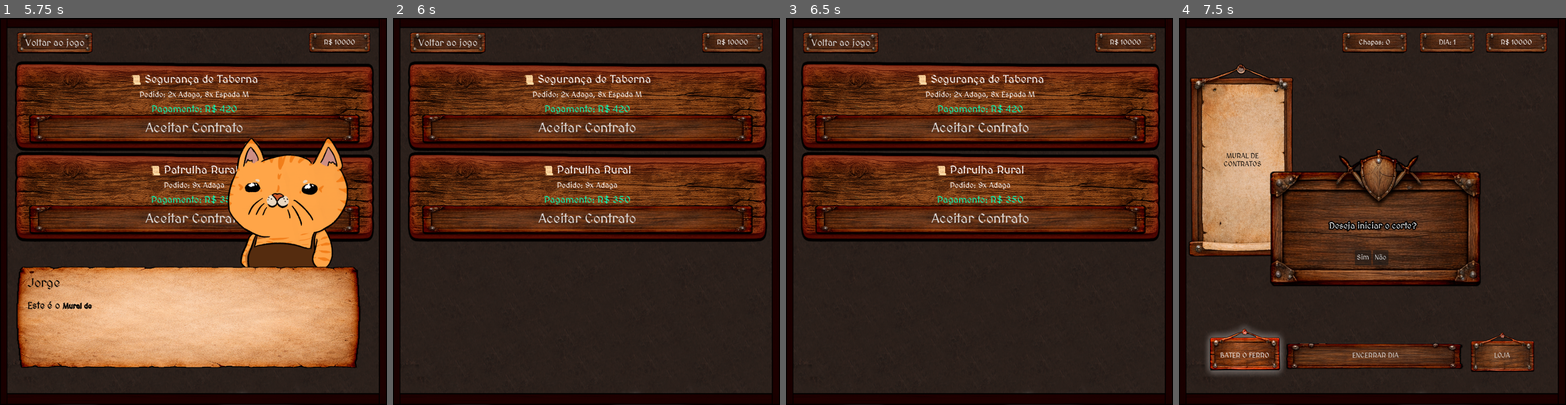
Above: before the commit, frames 1-4 (left to right).
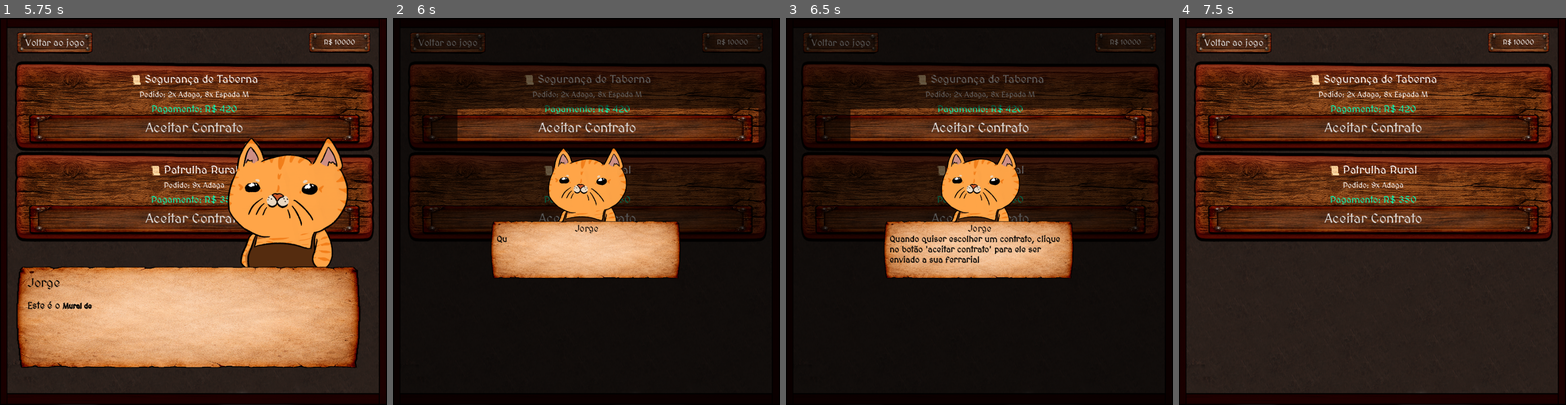
Above: after the commit, the same moments.

Repository: VitaumOS/Jogo_IC-Godot
Game: Godot game, scene res://scene/Telainicial.tscn
The game is run twice, just before and just after one commit, with the same random seed, the same clock (stepped at 60 frames per second) and the same inputs.
Inputs (mouse positions are in pixels of both pictures, inside the frame that each line leads up to):
- Up to frame 1 (5.75 s): click "Iniciar Jogo" at 0.5 s; tap Enter (ui_accept) at 1.25, 1.52, 2, 2.27, 2.75, 3.5, 3.77, 4.52 s; move the mouse to (278, 192) at 1.27 s; click (278, 192) at 1.42 s; move the mouse to (116, 230) at 2.02 s; click (116, 230) at 2.17 s; move the mouse to (232, 126) at 2.77 s; click (232, 126) at 2.92 s; move the mouse to (174, 288) at 3.52 s; click (174, 288) at 3.67 s; tap O at 4.25 s; move the mouse to (309, 269) at 4.27 s; click (309, 269) at 4.42 s; click "MURAL DE CONTRATOS" at 5 s
- Up to frame 2 (6 s): tap Enter (ui_accept) at 5.75 s; move the mouse to (470, 153) at 5.77 s; click (470, 153) at 5.92 s
- Up to frame 3 (6.5 s): tap Enter (ui_accept) at 6.02 s
- Up to frame 4 (7.5 s): click (1233, 41) at 6.5 s, where only the run before the commit has a clickable "Voltar ao jogo"; click (1244, 354) at 7.25 s, where only the run before the commit has a clickable "BATER O FERRO"

Frame 1 is identical in both runs. In frame 2, 72% of the frame differs, in the area x 2-98%, y 2-97%; in frame 3, 71%; in frame 4, 52%.

Commit message:
Algumas alterações

Diff:
--- a/data_json/dialogos.json
+++ b/data_json/dialogos.json
@@ -61,6 +61,14 @@
       "nome": "Jorge",
       "retrato": "res://Sprite/gatinhos/NekoJorge.png",
       "texto": "Este é o [b]Mural de Contratos[/b]. Aqui você escolhe quais pedidos a ferraria vai atender hoje. Fique de olho na demanda de armas e na recompensa antes de aceitar!"
+    },
+    {
+      "nome": "Jorge",
+      "retrato": "res://Sprite/gatinhos/NekoJorge.png",
+      "texto": "Quando quiser escolher um contrato, clique no botão 'aceitar contrato' para ele ser enviado a sua ferraria!",
+      "coordenada": [450, 330],
+      "foco_pos": [500, 250],
+      "foco_tamanho": [700, 80]
     }
   ],
 
@@ -156,33 +164,28 @@
       "retrato": "res://Sprite/gatinhos/NekoJorge.png"
     },
     {
-      "nome": "Mestre Gato (Livro Antigo)",
-      "texto": "『Para problemas complexos, os antigos ferreiros usavam a [b]Modelagem Matemática[/b]. Deixamos de adivinhar e passamos a calcular com precisão cirúrgica.』",
-      "retrato": "res://Sprite/gatinhos/Ferreiro.png"
-    },
-    {
-      "nome": "Jorge",
-      "texto": "Como funciona isso? Ah, entendi: transformamos decisões em variáveis! [b]x1[/b] é a quantidade de vezes que usaremos o Padrão 1, [b]x2[/b] para o Padrão 2... ",
-      "retrato": "res://Sprite/gatinhos/NekoJorge.png"
-    },
-    {
-      "nome": "Jorge",
-      "texto": "Nosso objetivo é gastar o mínimo de chapas, certo? Então a nossa [b]Função Objetivo[/b] é: [b]Minimizar Z = x1 + x2 + ... + xn[/b]. Onde Z é o total de chapas utilizadas.",
-      "retrato": "res://Sprite/gatinhos/NekoJorge.png"
-    },
-    {
-      "nome": "Jorge",
-      "texto": "E as [b]Restrições[/b] garantem que a quantidade de peças geradas pelos padrões escolhidos seja maior ou igual (>=) à Demanda do cliente. Genial!",
-      "retrato": "res://Sprite/gatinhos/NekoJorge.png"
-    },
-    {
-      "nome": "Jorge",
-      "texto": "Para resolver esse sistema de equações sem testar infinitas combinações no escuro, cientistas criaram o [b]Método Simplex[/b]: um algoritmo que viaja geometricamente pelos cantos da região viável para achar a solução ótima em milissegundos!",
-      "retrato": "res://Sprite/gatinhos/NekoJorge.png"
-    },
-    {
-      "nome": "Jorge",
-      "texto": "O biblioteca [b]PuLP[/b] no nosso computador faz exatamente isso. A partir de hoje, vou traduzir os contratos para a linguagem da álgebra e deixar o solver fazer a mágica!",
+      "nome": "Jorge",
+      "texto": "Espera, o que é esse livro? Modelagem Matemática? É algum livro do mestre?",
+      "retrato": "res://Sprite/gatinhos/NekoJorge.png"
+    },
+    {
+      "nome": "Jorge",
+      "texto": "Tem até uma anotação do mestre aqui atrás do livro. ",
+      "retrato": "res://Sprite/gatinhos/NekoJorge.png"
+    },
+    {
+      "nome": "Mestre Gato",
+      "texto": "'Jorge, se tiver problemas em resolver esses problemas de cabeça e precisar de uma ajudinha, esse livro é a solução! '",
+      "retrato": "res://Sprite/gatinhos/Ferreiro.png"
+    },
+    {
+      "nome": "Jorge",
+      "texto": "Certo! Entendi!",
+      "retrato": "res://Sprite/gatinhos/NekoJorge.png"
+    },
+    {
+      "nome": "Jorge",
+      "texto": "Para saber mais sobre o tutorial de Modelagem Matemática, clique nesse botão!",
       "retrato": "res://Sprite/gatinhos/NekoJorge.png"
     }
   ],
@@ -238,12 +241,7 @@
   "5": [
     {
       "nome": "Jorge",
-      "texto": "Agora sim! Com a tela de Formulação Matemática ativada, posso ver as equações se formando em tempo real enquanto seleciono quais variáveis (padrões) farão parte do modelo.",
-      "retrato": "res://Sprite/gatinhos/NekoJorge.png"
-    },
-    {
-      "nome": "Jorge",
-      "texto": "Lembrete: Eu preciso garantir que as restrições reflitam exatamente a demanda do contrato para que o algoritmo do Simplex encontre a [b]Solução Ótima Inteira[/b]. Vamos modelar!",
+      "texto": "Agora sim! Com a tela de Formulação Matemática ativada, posso ver as equações se formando em tempo real enquanto seleciono quais variáveis farão parte do modelo.",
       "retrato": "res://Sprite/gatinhos/NekoJorge.png"
     }
   ],
--- a/pulp_solution.json
+++ b/pulp_solution.json
@@ -1,7 +1,9 @@
 {
     "status": "Optimal",
-    "chapas_usadas": 1,
+    "chapas_usadas": 8,
     "plano_corte": {
-        "Padrao_2": 1
+        "Padrao_1": 2,
+        "Padrao_2": 3,
+        "Padrao_6": 3
     }
 }
--- a/resolve_modelagem.json
+++ b/resolve_modelagem.json
@@ -1 +1 @@
-{"status": "Optimal", "solucao": [6, 0, 0, 1, 3, 4, 1]}
+{"status": "Infeasible", "solucao": []}
--- a/scene/ModelagemMatematica.tscn
+++ b/scene/ModelagemMatematica.tscn
@@ -48,18 +48,14 @@
 horizontal_alignment = 1
 vertical_alignment = 1
 
-[node name="Spacer" type="Control" parent="MainMargin/LayoutPrincipal/PainelEsquerdo" unique_id=1002267743]
-custom_minimum_size = Vector2(0, 5.69)
-layout_mode = 2
-
 [node name="ContainerRestricoes" type="VBoxContainer" parent="MainMargin/LayoutPrincipal/PainelEsquerdo" unique_id=866054742]
 custom_minimum_size = Vector2(850, 341.255)
 layout_mode = 2
 theme_override_constants/separation = -13
 
 [node name="PainelDireito" type="VBoxContainer" parent="MainMargin/LayoutPrincipal" unique_id=1305794751]
-custom_minimum_size = Vector2(0, 250)
-custom_maximum_size = Vector2(-1, 250)
+custom_minimum_size = Vector2(0, 300)
+custom_maximum_size = Vector2(-1, 300)
 layout_mode = 2
 
 [node name="TituloInventario" type="Label" parent="MainMargin/LayoutPrincipal/PainelDireito" unique_id=1285108412]
@@ -73,7 +69,12 @@
 layout_mode = 2
 
 [node name="ContainerPadroesSelecao" type="VBoxContainer" parent="MainMargin/LayoutPrincipal/PainelDireito/ScrollPadroes" unique_id=735313933]
-custom_minimum_size = Vector2(800, 260.365)
+custom_minimum_size = Vector2(800, 300)
+custom_maximum_size = Vector2(800, 300)
+layout_mode = 2
+
+[node name="Spacer" type="Control" parent="MainMargin/LayoutPrincipal" unique_id=1002267743]
+custom_minimum_size = Vector2(0, 57.635)
 layout_mode = 2
 
 [node name="Botoes" type="HBoxContainer" parent="MainMargin/LayoutPrincipal" unique_id=1170674162]
--- a/scene/aux_scene/SistemaDialogo.tscn
+++ b/scene/aux_scene/SistemaDialogo.tscn
@@ -90,10 +90,10 @@
 [node name="AgrupadorMiniatura" type="Control" parent="." unique_id=2063621907]
 layout_mode = 3
 anchors_preset = 0
-offset_left = 650.05
-offset_top = 130.725
-offset_right = 701.4209
-offset_bottom = 163.77551
+offset_left = 450.325
+offset_top = 330.625
+offset_right = 501.69543
+offset_bottom = 363.6756
 
 [node name="RetratoSprite_mini" type="TextureRect" parent="AgrupadorMiniatura" unique_id=2019978041]
 layout_mode = 0
